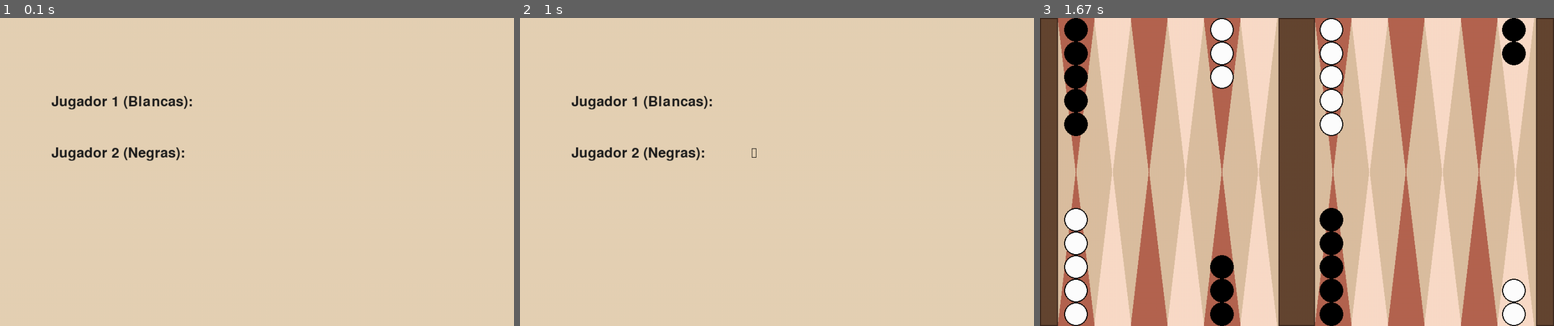
Above: before the commit, frames 1-3 (left to right).
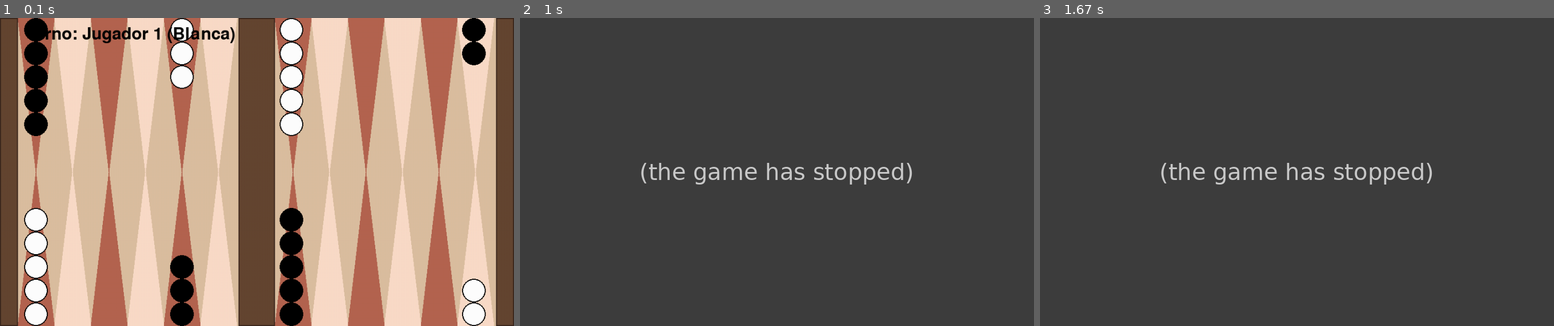
Above: after the commit, the same moments.

Repository: um-computacion/computacion-2025-backgammon-danatinnerello
Game: pygame game, started from pygame_ui/main.py
Same seed, same stepped clock (60 frames per second), same inputs: the game is played once before the commit and once after it.
Inputs:
- Up to frame 1 (0.1 s): no input
- Up to frame 2 (1 s): tap Enter at 0.33 s; tap Esc at 0.67 s
- Up to frame 3 (1.67 s): tap Enter at 1.57 s

The runs differ from the first frame. In frame 1, 40% of the frame differs, in the area x 0-100%, y 0-100%; in frame 2, 100%; in frame 3, 100%.
After the commit the program exited at 0.68 s; later frames show no game.

Commit message:
Integracion de tirar dados y cambiar turno

Diff:
--- a/core/game.py
+++ b/core/game.py
@@ -21,7 +21,7 @@
         self.__jugador2__ = nombre_jugador2
         self.__jugadores__= [self.__jugador1__, self.__jugador2__]
         self.__dados__ = dados if dados else Dados()
-        self.__turno__ =nombre_jugador1
+        self.__turno__ = self.__jugador1__
         self.__juego_terminado__ = False
 
     def mostrar_jugador1(self):
--- a/pygame_ui/main.py
+++ b/pygame_ui/main.py
@@ -7,132 +7,105 @@
 - Captura eventos (mouse, teclado) usando events.py.
 - Mantiene el loop de juego (update → draw → events).
 """
-
 import pygame
 from pygame_ui.board_renderer import TableroGrafico, estado_desde_board
 from core.player import Jugador
 from core.game import Juego
-from core.checker import Ficha
+
 pygame.init()
 
+def pedir_nombres(pantalla):
+    fuente = pygame.font.Font(None, 48)
+    texto1 = fuente.render("Jugador 1 (Blancas):", True, (0, 0, 0))
+    texto2 = fuente.render("Jugador 2 (Negras):", True, (0, 0, 0))
+    pantalla.fill((240, 230, 200))
+    pantalla.blit(texto1, (250, 200))
+    pantalla.blit(texto2, (250, 300))
+    pygame.display.flip()
+    return "Jugador 1", "Jugador 2"
 
-
-
-jugador1 = Jugador("Jugador 1", "Blanca")
-jugador2 = Jugador("Jugador 2", "Negra")
-juego = Juego(jugador1, jugador2)
-
-
-def pedir_nombres(pantalla):
-    fuente = pygame.font.Font(None, 40)
-    color_texto = (30, 30, 30)
-    color_fondo = (230, 210, 180)
-
-    nombres = ["", ""]
-    etiquetas = ["Jugador 1 (Blancas):", "Jugador 2 (Negras):"]
-    actual = 0
-    escribiendo = True
-
-    while escribiendo:
-        pantalla.fill(color_fondo)
-
-        for i, texto in enumerate(etiquetas):
-            t = fuente.render(texto, True, color_texto)
-            pantalla.blit(t, (100, 150 + i * 100))
-            entrada = fuente.render(nombres[i], True, (0, 0, 0))
-            pantalla.blit(entrada, (450, 150 + i * 100))
-
-        pygame.display.flip()
-
-        for event in pygame.event.get():
-            if event.type == pygame.QUIT:
-                pygame.quit()
-                exit()
-            elif event.type == pygame.KEYDOWN:
-                if event.key == pygame.K_RETURN:
-                    if actual < 1:
-                        actual += 1
-                    else:
-                        escribiendo = False
-                elif event.key == pygame.K_BACKSPACE:
-                    nombres[actual] = nombres[actual][:-1]
-                else:
-                    nombres[actual] += event.unicode
-
-    # Si no escribieron nada, usar nombres por defecto
-    if nombres[0] == "":
-        nombres[0] = "Blancas"
-    if nombres[1] == "":
-        nombres[1] = "Negras"
-
-    return nombres[0], nombres[1]
-
-
+def dibujar_dados(pantalla, valores, jugador_actual):
+    """Muestra el turno actual y los valores de los dados en pantalla"""
+    fuente = pygame.font.Font(None, 48)
+    texto_turno = fuente.render(
+        f"Turno: {jugador_actual.obtener_nombre()} ({jugador_actual.obtener_color()})", True, (0, 0, 0)
+    )
+    pantalla.blit(texto_turno, (50, 15))
+    if valores:
+        texto_dados = fuente.render(f"Dados: {valores}", True, (0, 0, 0))
+        pantalla.blit(texto_dados, (600, 15))
 
 def main():
+    pantalla = pygame.display.set_mode((1000, 600))
+    pygame.display.set_caption("Backgammon - Pygame UI")
 
-    pantalla = pygame.display.set_mode((1000, 600))
-    pygame.display.set_caption("Backgammon - Ludoteka Style")
+    jugador1 = Jugador("Jugador 1", "Blanca")
+    jugador2 = Jugador("Jugador 2", "Negra")
+    juego = Juego(jugador1, jugador2)
 
-    nombre1,nombre2 = pedir_nombres(pantalla)
-    jugador1 = Jugador(nombre1, "Blanca")
-    jugador2 = Jugador(nombre2, "Negra")
-
-    juego = Juego(jugador1,jugador2)
-    tablero = juego.__tablero__
+    tablero = juego.mostrar_tablero()
     renderer = TableroGrafico(pantalla)
     estado = estado_desde_board(tablero)
 
     renderer.dibujar_tablero()
     renderer.dibujar_fichas(estado)
-    clock = pygame.time.Clock()
-
-    punto_seleccionado = None
-
-    #actualiza estado
     pygame.display.flip()
 
-    # Bucle principal
+
     running = True
+    punto_seleccionado = None
+    dados_actuales = []
+    puede_mover = False
+
+    #Bucle
     while running:
         for event in pygame.event.get():
             if event.type == pygame.QUIT:
-                running = False  # salir del bucle con el botón de cerrar
-            elif event.type == pygame.KEYDOWN and event.key == pygame.K_ESCAPE:
                 running = False
+
+            elif event.type == pygame.KEYDOWN:
+                if event.key == pygame.K_ESCAPE:
+                    running = False
+                elif event.key == pygame.K_SPACE:
+                    #Tira los dados
+                    dados_actuales = juego.__dados__.tirar_dados()
+                    puede_mover = True
+                    print(f"Dados tirados: {dados_actuales}")
+
             elif event.type == pygame.MOUSEBUTTONDOWN and event.button == 1:
                 punto = renderer.obtener_punto_desde_click(event.pos)
-                if punto:
+                if punto and puede_mover:
+                    jugador_actual = juego.mostrar_turno()
                     if punto_seleccionado is None:
                         punto_seleccionado = punto
-                        print(f"Seleccionaste el punto {punto_seleccionado}")
+                        print(f"{jugador_actual.obtener_nombre()} seleccionó el punto {punto_seleccionado}")
                     else:
-                        jugador = juego.mostrar_turno()
                         try:
-                            # Movimiento normal
-                            juego.valida_mover_ficha(jugador, punto_seleccionado, punto)
-                            print(f"{jugador.obtener_nombre()} movió una ficha de {punto_seleccionado} a {punto}")
-
-                            # Redibujar tablero
-                            estado = estado_desde_board(juego.mostrar_tablero())
-                            renderer.dibujar_tablero()
-                            renderer.dibujar_fichas(estado)
-                            pygame.display.flip()
-
-                            # Cambiar turno si corresponde
-                            juego.controlar_turnos()
-
+                            juego.valida_mover_ficha(jugador_actual, punto_seleccionado, punto)
+                            print(f"{jugador_actual.obtener_nombre()} movió de {punto_seleccionado} a {punto}")
                         except Exception as e:
                             print(f"No se pudo mover la ficha: {e}")
                         punto_seleccionado = None
 
-                        # Redibujar tablero actualizado
-                        estado = estado_desde_board(tablero)
+                        #Actualiza tablero
+                        estado = estado_desde_board(juego.mostrar_tablero())
                         renderer.dibujar_tablero()
                         renderer.dibujar_fichas(estado)
+                        dibujar_dados(pantalla, dados_actuales, jugador_actual)
                         pygame.display.flip()
 
-        clock.tick(30)  # Limita a 30 FPS
+                        #Cambia turno si no quedan tiradas
+                        if not juego.__dados__.obtener_tiradas_restantes():
+                            print("Fin del turno, cambiando jugador...")
+                            juego.controlar_turnos()
+                            dados_actuales = []
+                            puede_mover = False
+
+        # Redibuja tablero y dados en cada frame
+        renderer.dibujar_tablero()
+        renderer.dibujar_fichas(estado_desde_board(juego.mostrar_tablero()))
+        dibujar_dados(pantalla, dados_actuales, juego.mostrar_turno())
+        pygame.display.flip()
 
     pygame.quit()
 
